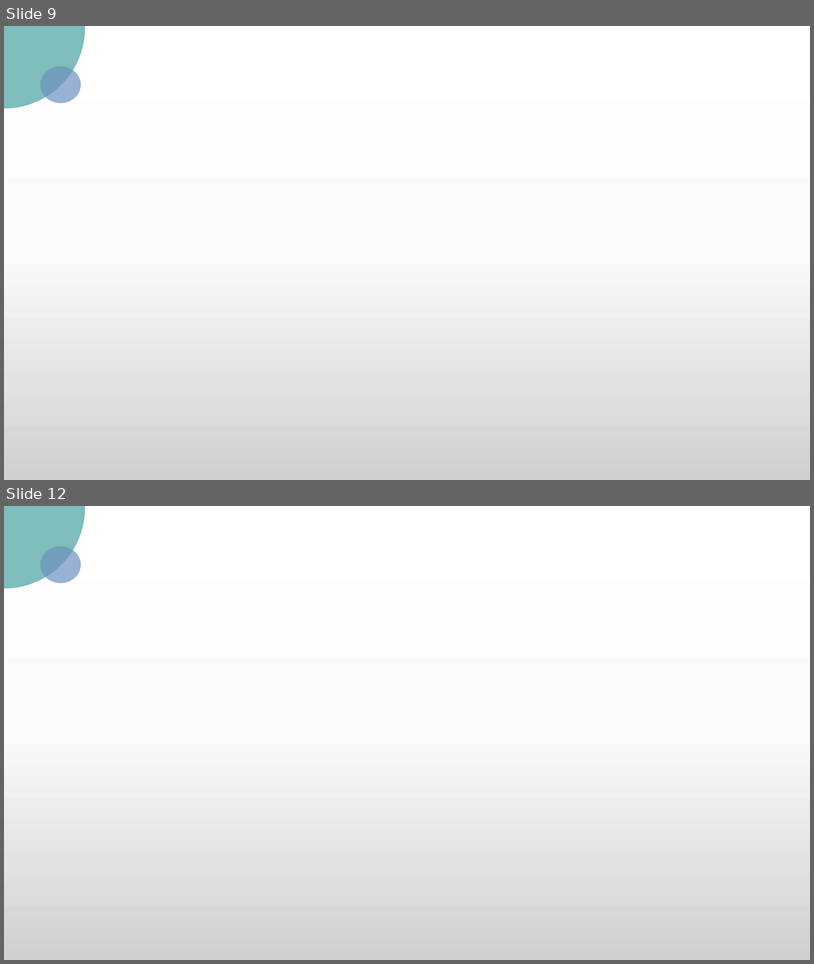
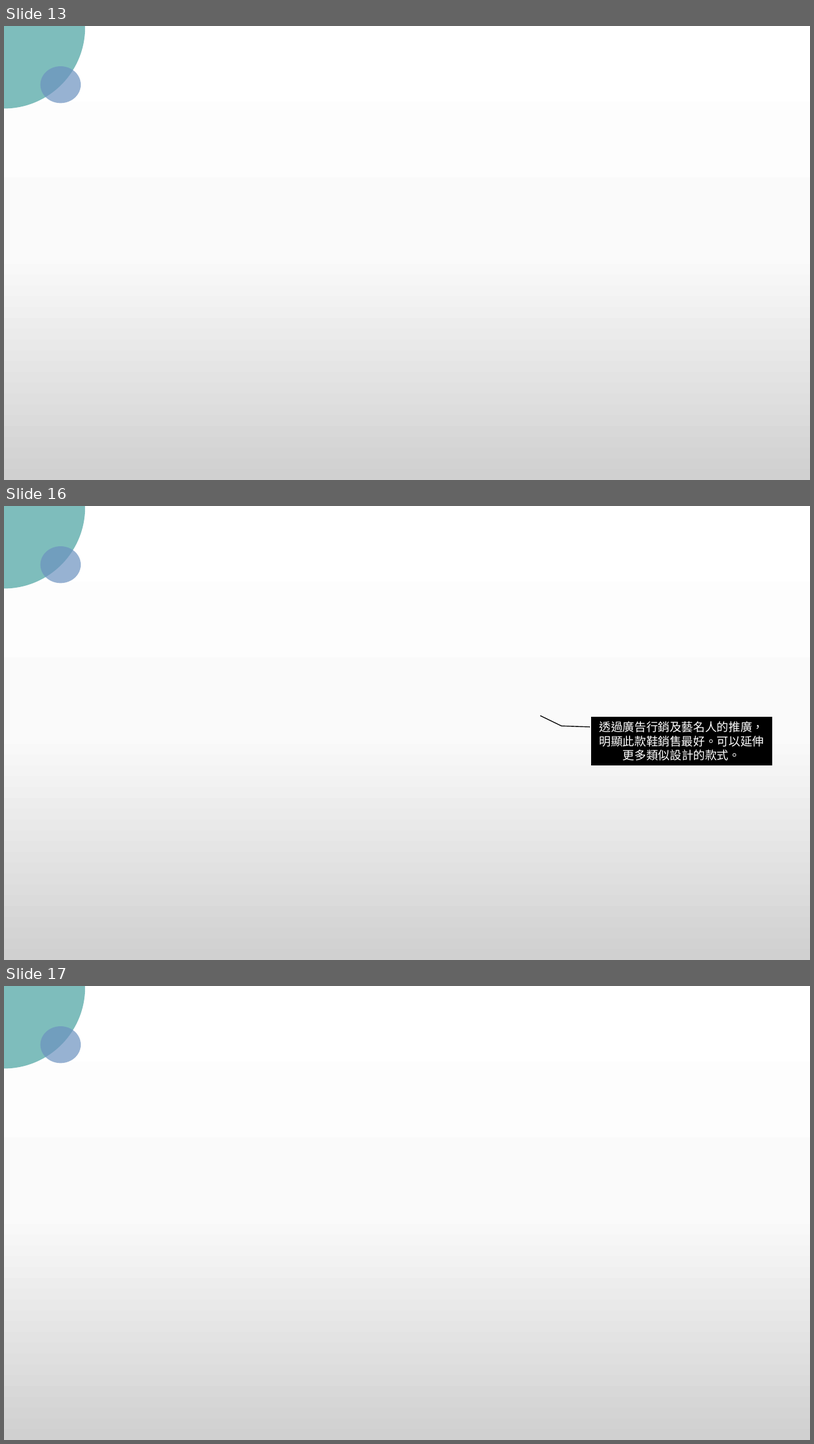
Before and after one commit to Crystal9202/SideProject02-DataAnalysis, a slide deck: Sideprojetc.pptx. Shown one above the other, each under a label of ours: slides 9 and 12 before the commit, slides 13, 16 and 17 after it; the slides between them are not shown. The pictures are 814x964 and 814x1444 pixels, drawn with LibreOffice and Linux fonts; fonts in the diff are those of the drawing; background and template pictures are left out. Boxes give left, top, right and bottom in pixels: in the first picture for what was removed or moved away, otherwise in the second. Text is boxed around its words. In the diff, an @@ line names an element or a change of style, - is before the commit and + after.

```diff
--- a/Sideprojetc.pptx
+++ b/Sideprojetc.pptx
@@ slide 16 added at box(4, 506, 810, 960), background picture (left out) @@
@@ ellipse added at box(4, 506, 85, 588), fill #48A2A0 at 70% opacity @@
@@ ellipse added at box(40, 547, 81, 583), fill #6C92C0 at 70% opacity @@
@@ border callout added at box(592, 717, 772, 765), fill #000000, outline #000000 1 pt, 14 pt, text #FFFFFF @@
+透過廣告行銷及藝名人的推廣，明顯此款鞋銷售最好。可以延伸更多類似設計的款式。
@@ what was slide 9 is now slide 13 @@
@@ what was slide 12 is now slide 17 @@
```
Also in this commit, not shown: 3 slides changed, 14 other slides added, 8 slides removed, 3 other files.
